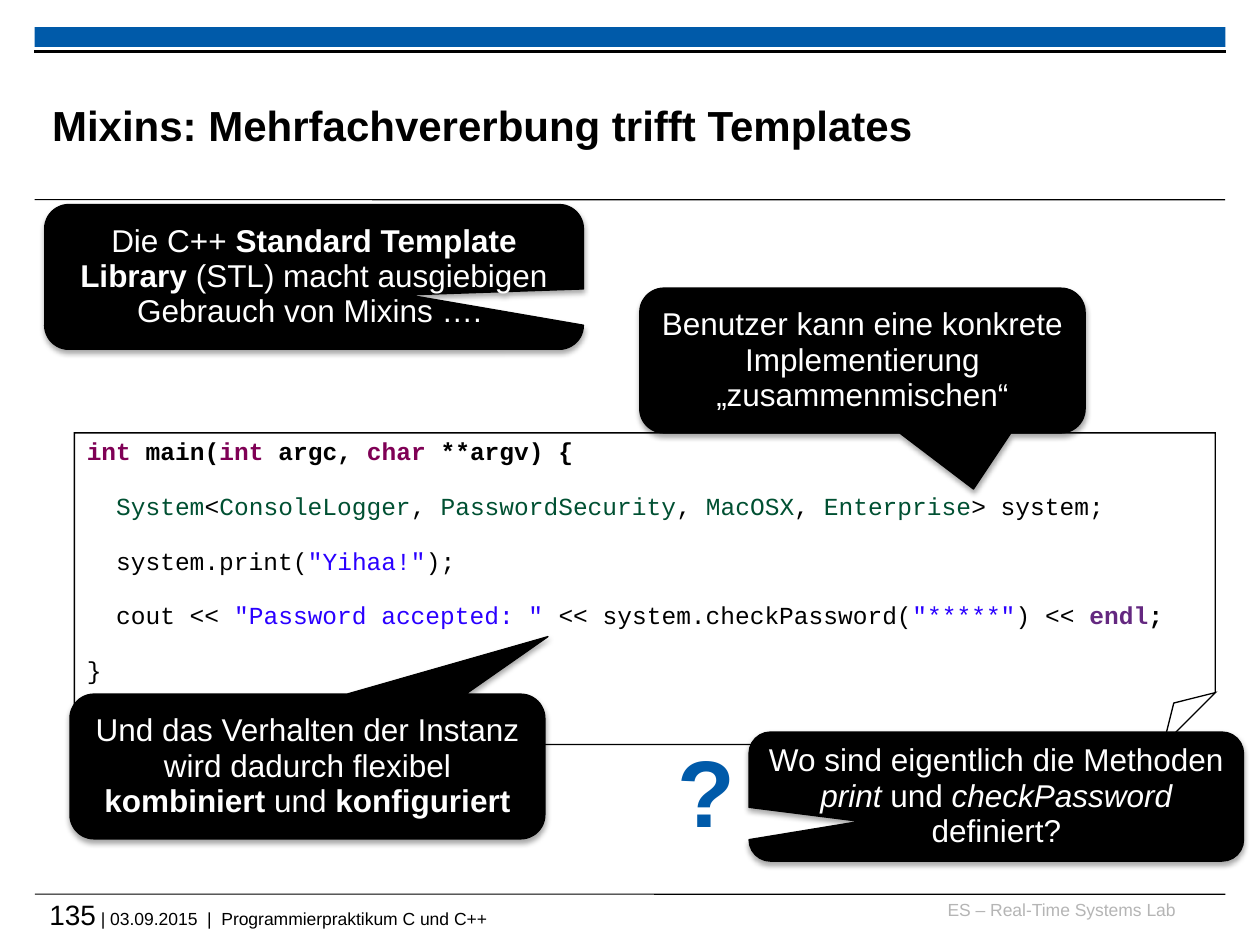
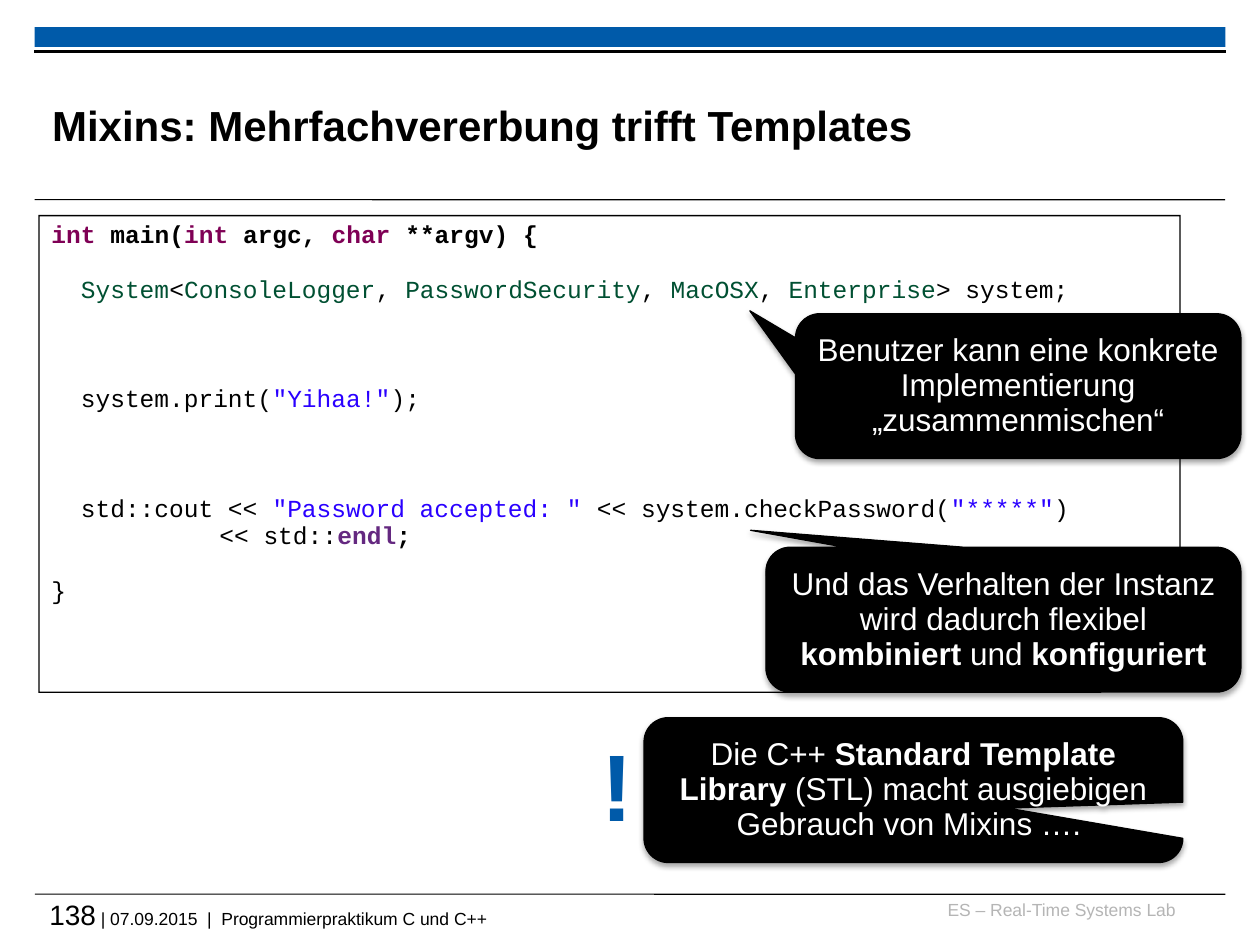
Before and after one commit to h82k/tud-cppp, a slide deck: slide 138 of vorlesung/cppp_lecture.pptx (slide 135 before the commit). Drawn at 1260x945 pixels with LibreOffice and Linux fonts; fonts in the diff are those of the drawing; background and template pictures are left out. Boxes give left, top, right and bottom in pixels: in the first picture for what was removed or moved away, otherwise in the second. Text is boxed around its words. In the diff, an @@ line names an element or a change of style, - is before the commit and + after.

```diff
--- a/vorlesung/cppp_lecture.pptx
+++ b/vorlesung/cppp_lecture.pptx
@@ folded corner "int main(int argc, char **argv) ...": place and size @@
-folded corner "int main(int argc, char **argv) ..." at bbox=[74, 433, 1216, 745]
+folded corner "int main(int argc, char **argv) ..." at bbox=[39, 215, 1181, 692]
@@ rounded speech box "Benutzer kann eine konkrete Implementierung ...": place and size @@
-rounded speech box "Benutzer kann eine konkrete Implementierung ..." at bbox=[640, 289, 1085, 433]
+rounded speech box "Benutzer kann eine konkrete Implementierung ..." at bbox=[795, 314, 1240, 459]
@@ rounded speech box "Benutzer kann eine konkrete Implementierung ..." at bbox=[795, 314, 1240, 459]: proportions changed @@
@@ text in folded corner at bbox=[81, 499, 1069, 549]: text changed @@
-cout << "Password accepted: " << system.checkPassword("*****") << endl;
+std::cout << "Password accepted: " << system.checkPassword("*****")
+<< std::endl;
@@ rounded speech box "Und das Verhalten der Instanz ..." at bbox=[766, 547, 1241, 692]: proportions changed @@
@@ rounded speech box "Und das Verhalten der Instanz ...": place and size @@
-rounded speech box "Und das Verhalten der Instanz ..." at bbox=[71, 694, 546, 839]
+rounded speech box "Und das Verhalten der Instanz ..." at bbox=[766, 547, 1241, 692]
@@ rounded speech box "Die C++ Standard Template Library ...": place and size @@
-rounded speech box "Die C++ Standard Template Library ..." at bbox=[44, 204, 583, 349]
+rounded speech box "Die C++ Standard Template Library ..." at bbox=[644, 718, 1183, 863]
@@ text at bbox=[588, 731, 645, 850]: text changed @@
-?
+!
@@ rounded speech box removed at bbox=[748, 732, 1244, 862] @@
-Wo sind eigentlich die Methoden print und checkPassword definiert?
@@ text at bbox=[49, 905, 487, 929]: text changed @@
-135 | 03.09.2015 | Programmierpraktikum C und C++
+138 | 07.09.2015 | Programmierpraktikum C und C++
```
Also in this commit, not shown: 44 other slides changed, 6 slides added, 3 slides removed, 1 other file.
